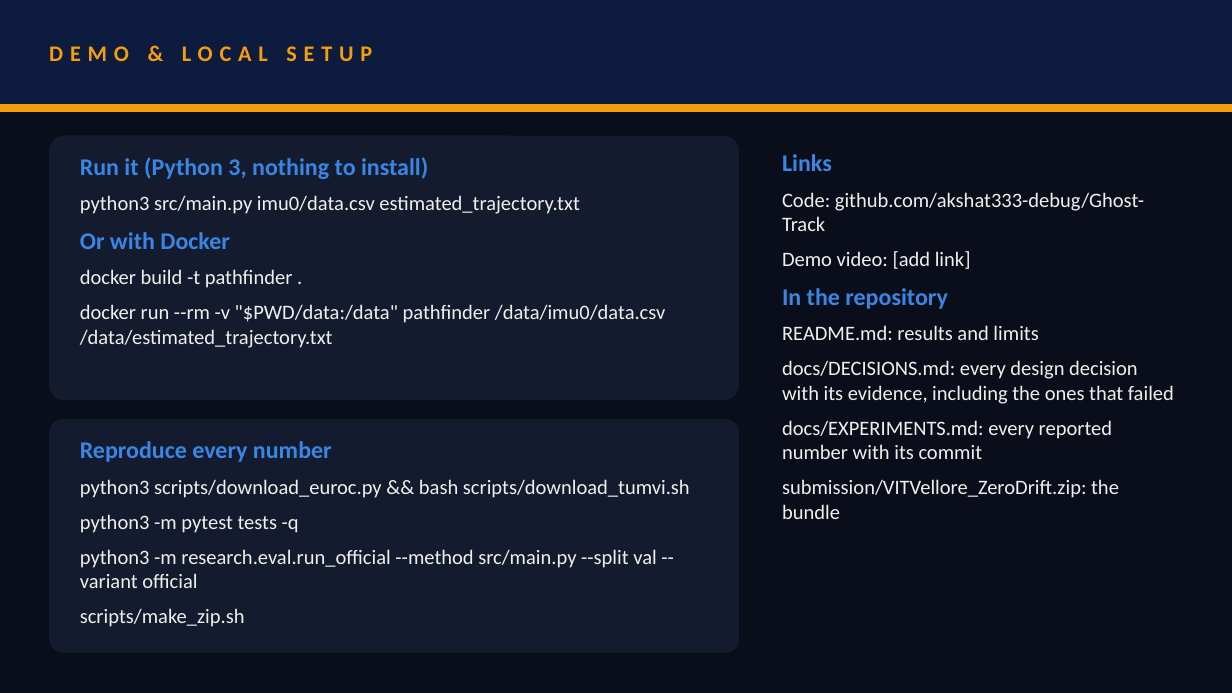
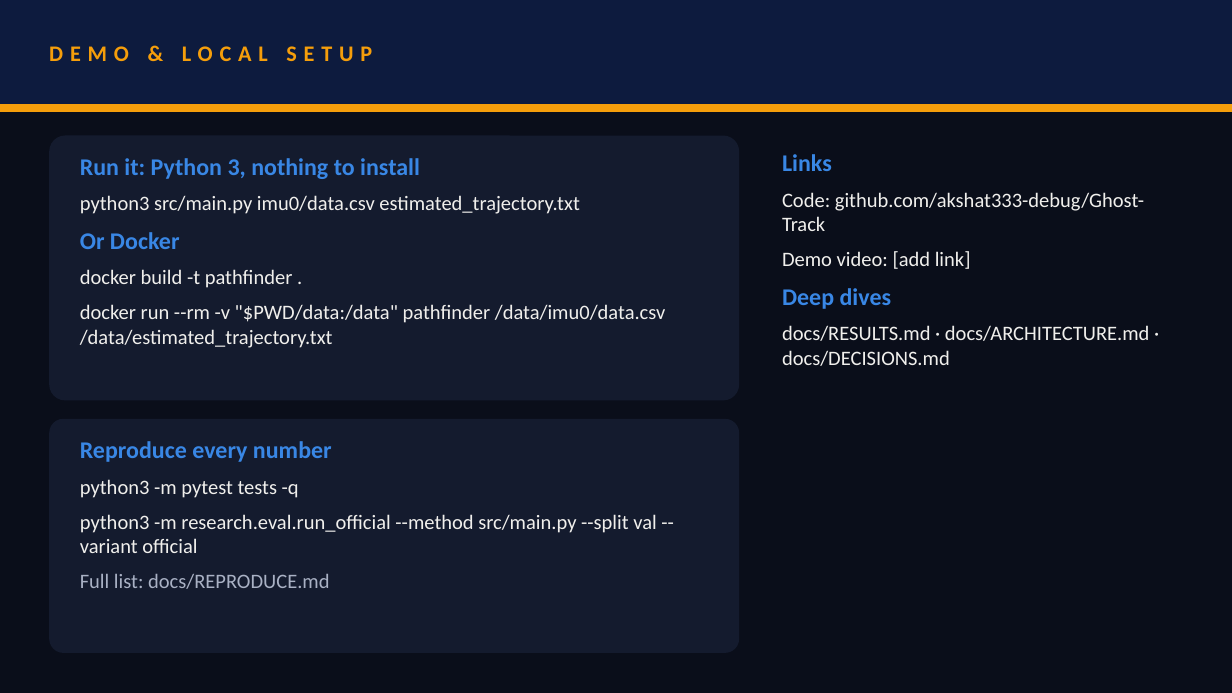
Before and after one commit to akshat333-debug/Ghost-Track, a slide deck: slide 7 of presentation/VITVellore_ZeroDrift.pptx. Drawn at 1232x693 pixels with LibreOffice and Linux fonts; fonts in the diff are those of the drawing. Boxes give left, top, right and bottom in pixels: in the first picture for what was removed or moved away, otherwise in the second. Text is boxed around its words. In the diff, an @@ line names an element or a change of style, - is before the commit and + after.

```diff
--- a/presentation/VITVellore_ZeroDrift.pptx
+++ b/presentation/VITVellore_ZeroDrift.pptx
@@ text at box(80, 158, 420, 179): text changed @@
-Run it (Python 3, nothing to install)
+Run it: Python 3, nothing to install
@@ text at box(80, 232, 180, 249): text changed @@
-Or with Docker
+Or Docker
@@ text at box(782, 288, 1150, 366): text changed @@
-In the repository
-README.md: results and limits
-docs/DECISIONS.md: every design decision with its evidence, including the ones that failed
-docs/EXPERIMENTS.md: every reported number with its commit
-submission/VITVellore_ZeroDrift.zip: the bundle
+Deep dives
+docs/RESULTS.md · docs/ARCHITECTURE.md · docs/DECISIONS.md
@@ text at box(80, 479, 690, 498): paragraph removed @@
-python3 scripts/download_euroc.py && bash scripts/download_tumvi.sh
@@ text at box(80, 574, 329, 589): text changed; text colour #F0EFEC to #A9B1C4 @@
-scripts/make_zip.sh
+Full list: docs/REPRODUCE.md
```
Also in this commit, not shown: 6 other slides changed, 1 slide added, 1 slide removed, 13 other files.
